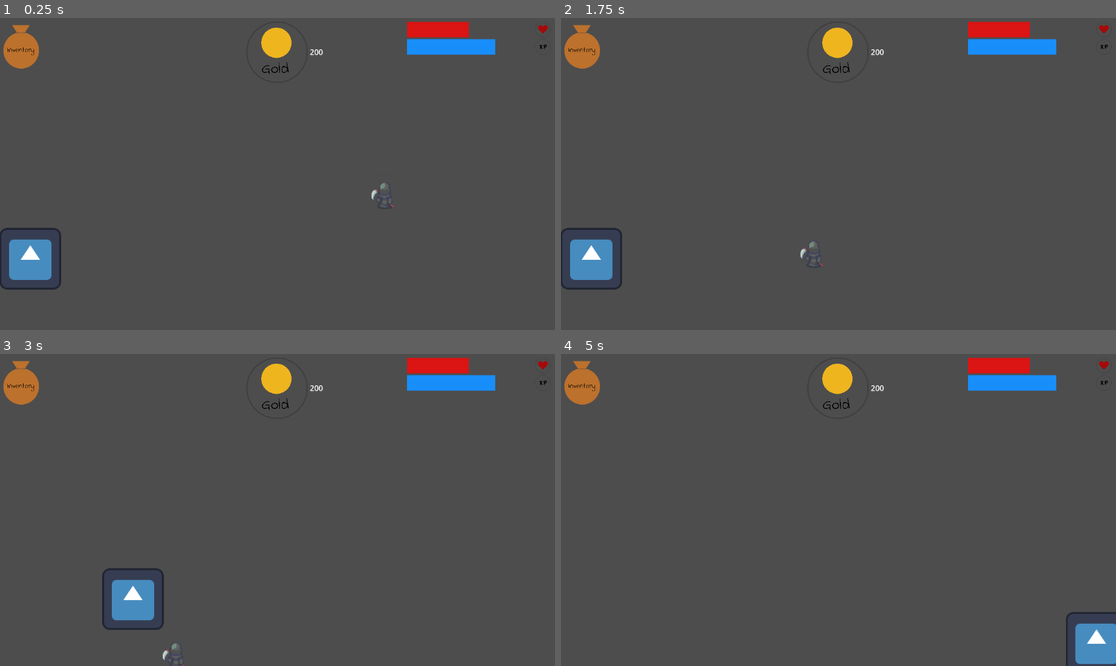
Above: before the commit, frames 1-4 (two rows, left to right).
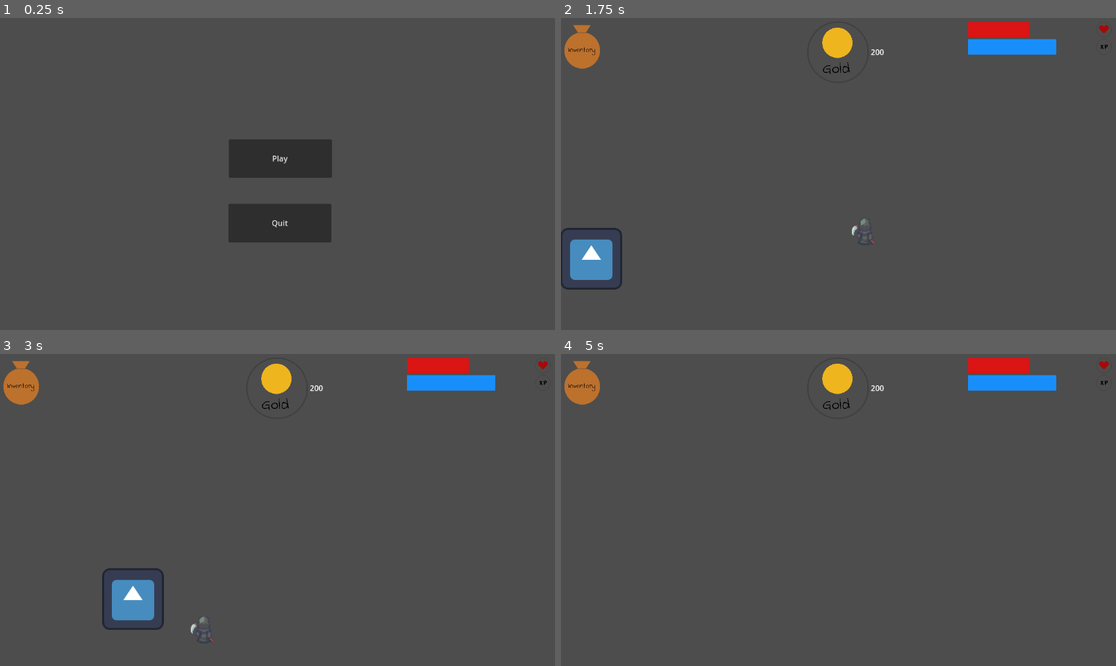
Above: after the commit, the same moments.

Repository: hapsal/igdt-g16
Game: Godot game, scene res://scenes/main.tscn
Same seed, same stepped clock (60 frames per second), same inputs: the game is played once before the commit and once after it. Before the commit the project starts from res://scenes/ui.tscn. The engine's default icon, where the game draws it, is replaced by a stand-in: a white triangle on a blue panel in a dark square.
Inputs (mouse positions are in pixels of both pictures, inside the frame that each line leads up to):
- Up to frame 1 (0.25 s): no input
- Up to frame 2 (1.75 s): click (844, 158) at 0.5 s, where only the run after the commit has a clickable "Play"; click (583, 42) at 1.25 s
- Up to frame 3 (3 s): hold Right (ui_right) 2.03-2.78 s; hold Down (ui_down) from 2.78 s (still down)
- Up to frame 4 (5 s): release Down (ui_down) at 3.53 s; hold Right (ui_right) 3.53-4.28 s; hold Up (ui_up) from 4.28 s (still down)

The runs differ from the first frame. In frame 1, 8.4% of the frame differs, in the area x 0-99%, y 1-88%; in frame 2, less than 0.1%; in frame 3, less than 0.1%; in frame 4, 1.1%.

Commit message:
feat: added basic start-menu

Diff:
--- /dev/null
+++ b/Scripts/main.gd
@@ -0,0 +1,11 @@
+extends Node2D
+
+
+
+# This will be changed later to different scene
+func _on_play_pressed():
+	get_tree().change_scene_to_file("res://scenes/ui.tscn")
+
+
+func _on_quit_pressed():
+	get_tree().quit()
--- a/project.godot
+++ b/project.godot
@@ -11,7 +11,7 @@
 [application]
 
 config/name="igdt-g16"
-run/main_scene="res://scenes/ui.tscn"
+run/main_scene="res://scenes/main.tscn"
 config/features=PackedStringArray("4.1", "Forward Plus")
 config/icon="res://addons/icon.svg"
 
--- /dev/null
+++ b/scenes/main.tscn
@@ -0,0 +1,23 @@
+[gd_scene load_steps=2 format=3 uid="uid://b6h3mkal68uu3"]
+
+[ext_resource type="Script" path="res://Scripts/main.gd" id="1_r5gh8"]
+
+[node name="main" type="Node2D"]
+script = ExtResource("1_r5gh8")
+
+[node name="Play" type="Button" parent="."]
+offset_left = 475.0
+offset_top = 252.0
+offset_right = 689.0
+offset_bottom = 332.0
+text = "Play"
+
+[node name="Quit" type="Button" parent="."]
+offset_left = 474.0
+offset_top = 386.0
+offset_right = 688.0
+offset_bottom = 466.0
+text = "Quit"
+
+[connection signal="pressed" from="Play" to="." method="_on_play_pressed"]
+[connection signal="pressed" from="Quit" to="." method="_on_quit_pressed"]
Not shown: 1 places in scenes/ui.tscn that only renumber resources
